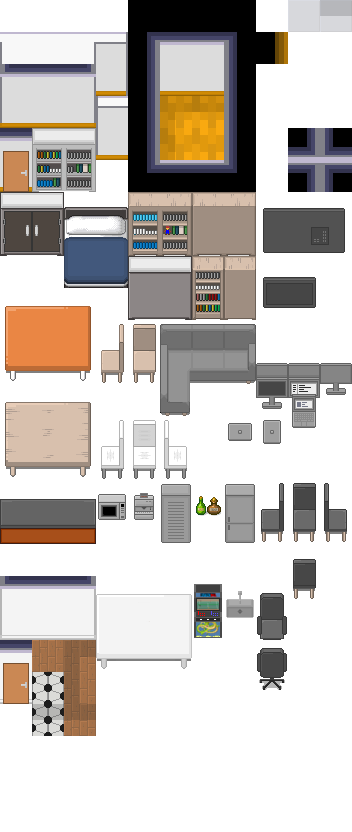
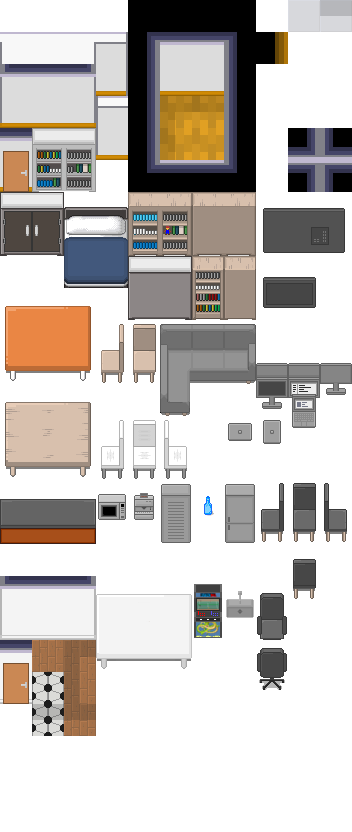
Layer changes from the first w=352, h=832 image to the second:
painted on "room.png" over [160, 96, 224, 516]
